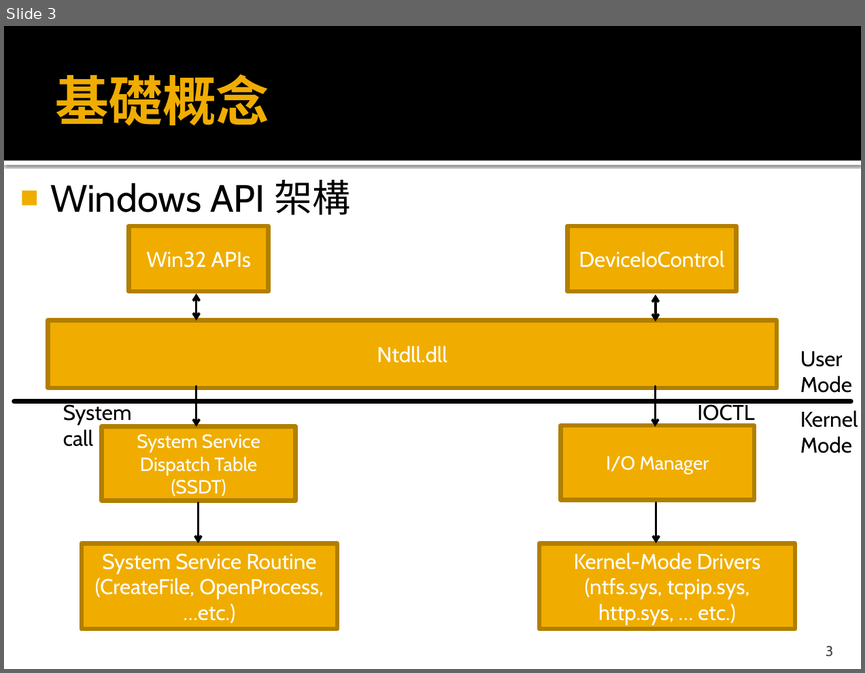
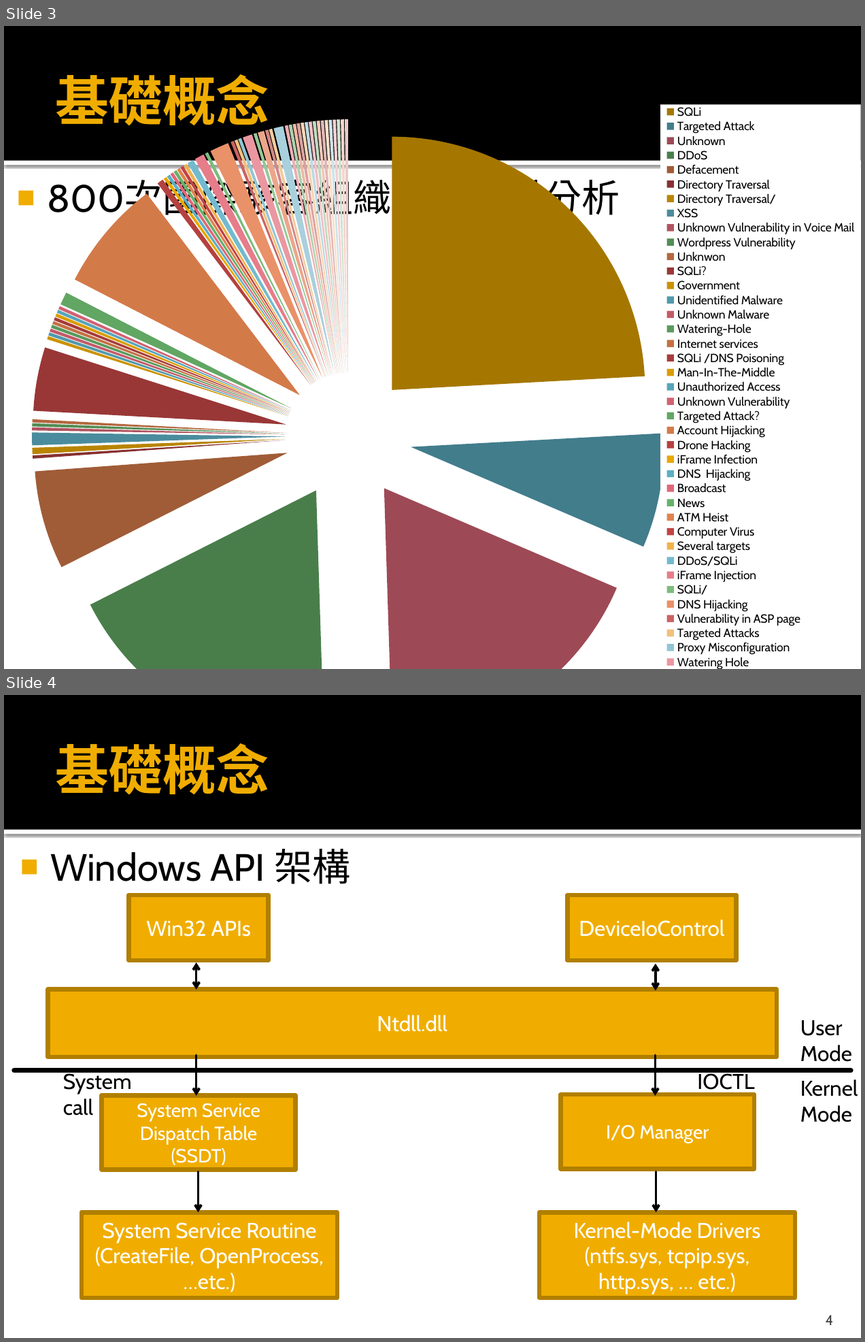
Before and after one commit to k1nm3nh4ck3r/OpenSecurityTrainingTaiwan, a slide deck: C編譯中的流程分析、逆向工程及在資訊安全中的應用.pptx. Shown one above the other, each under a label of ours: slide 3 before the commit, slides 3 and 4 after it. The pictures are 865x673 and 865x1342 pixels, drawn with LibreOffice and Linux fonts; fonts in the diff are those of the drawing. Boxes give left, top, right and bottom in pixels: in the first picture for what was removed or moved away, otherwise in the second. Text is boxed around its words. In the diff, an @@ line names an element or a change of style, - is before the commit and + after.

```diff
--- a/C編譯中的流程分析、逆向工程及在資訊安全中的應用.pptx
+++ b/C編譯中的流程分析、逆向工程及在資訊安全中的應用.pptx
@@ slide 3 added at bbox=[4, 26, 861, 669], background #FFFFFF; not listed: 2 template elements that a slide beside it also shows @@
@@ title added at bbox=[56, 74, 270, 134], 45 pt, text #F0AD00, bold @@
+基礎概念
@@ pie chart added at bbox=[4, 105, 861, 669] @@
+categories: SQLi, Targeted Attack, Unknown, DDoS, Defacement, Directory Traversal, Directory Traversal/, XSS, Unknown Vulnerability in Voice Mail, Wordpress Vulnerability, Unknwon, SQLi?, Government, Unidentified Malware, Unknown Malware, Watering-Hole, Internet services, SQLi /DNS Poisoning, Man-In-The-Middle, Unauthorized Access, Unknown Vulnerability, Targeted Attack?, Account Hijacking, Drone Hacking, iFrame Infection, DNS  Hijacking, Broadcast, News, ATM Heist, Computer Virus, Several targets, DDoS/SQLi, iFrame Injection, SQLi/, DNS Hijacking, Vulnerability in ASP page, Targeted Attacks, Proxy Misconfiguration, Watering Hole, CCTV Hack, Malware, Botnet, Darkleech (Apache Exploit Kit), Brute Force, N/A, Credit Card Fraud, ColdFusion 0-Day, Hijacked Account?, Brute-Force, Backdoor, Mobile Malware, Account Hjacking, SQL, Account Hijacked, ColdFusion Vulnerability, Undisclosed Software Vulnerability, Several Methods, Account Hacking, iFrame redirection, Undisclosed Vulnerability
+Series 1: 24, 7, 18, 18, 6, 0, 0, 1, 0, 0, 0, 4, 0, 0, 0, 0, 0, 0, 0, 0, 0, 1, 7, 0, 0, 0, 0, 0, 0, 0, 0, 0, 1, 0, 1, 0, 0, 0, 1, 0, 0, 0, 0, 1, 0, 0, 0, 0, 0, 0, 0, 0, 0, 0, 0, 0, 0, 0, 0, 0
@@ text added at bbox=[47, 179, 619, 220], 32 pt, text #000000 @@
+■ 800次國際駭客組織攻擊資料分析
@@ what was slide 3 is now slide 4 @@
@@ page number at bbox=[825, 1314, 834, 1325]: text changed @@
-3
+4
```
Also in this commit, not shown: 1 slide changed, 1 other slide added.
